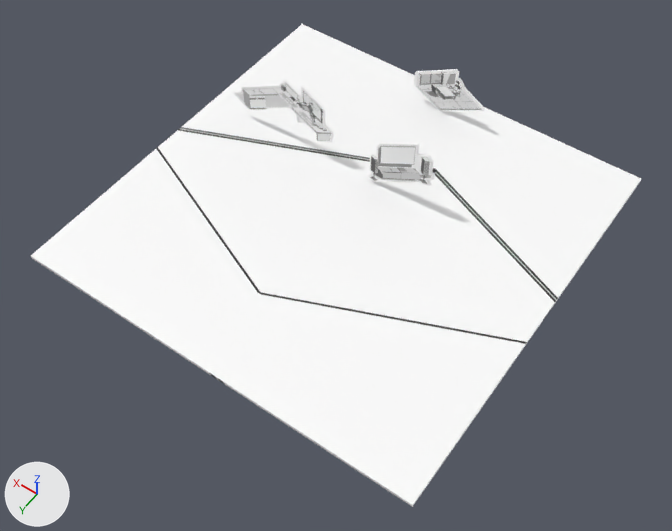
One commit to the glTF model others/5.gltf: the scene before it, then after it.
Before and after are seen from a camera (50 mm lens) standing at (-0.357, 0.519, 0.708) and looking at (-0.025, 0.053, -0.023). The axes (+X, +Y, +Z) are drawn at lower left. The lights are the same throughout. Where no turn or scale is listed for an object, it has been applied to the vertices. Vertices at the same position are counted once.
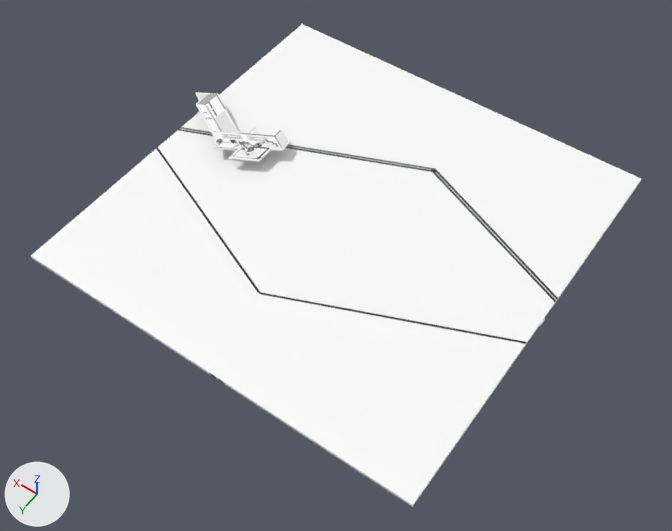
Where the newer file only moved an object's origin or applied its transform, the numbers keep the older frame.

Pixel boxes [x1, y1, x2, y2] of what changed, in the pictures (672 x 531 px):
'Curve.003', moved, turned
    before: [233, 80, 334, 143]
    after: [195, 92, 289, 162]
'Curve.004', mesh turned
    before: [368, 142, 435, 186]
    after: [540, 318, 545, 326]
'Curve.002', moved, turned (not visible afterwards)
    before: [414, 69, 485, 112]

What the commit changed:
me_mesh_012 has 250 vertices, 496 faces and spans x 0.0006..0.0773, y 0.0..0.0028, z 0.0005..0.0826.
me_mesh_012 is used by ob_curve_004; location (-0.067, -0.057, -0.013).
me_mesh_012 part 1: the whole mesh is turned -90 degrees about the x axis through its middle, then moved by (-0.1598, 0.0471, -0.0459).
Object 'Curve.002' (ob_curve_002) turns from (90, 0, 0) to (0, 0, 0) degrees about x, y and z.
Object 'Curve.002' (ob_curve_002) moves from (-0.049, -0.192, -0.016) to (-0.049, -0.21, -0.016).
Object 'Curve.003' (ob_curve_003) turns from (90, 0, 0) to (0, 0, 0) degrees about x, y and z.
Object 'Curve.003' (ob_curve_003) moves from (0.055, -0.056, 0.0) to (0.101, -0.056, 0.0).
